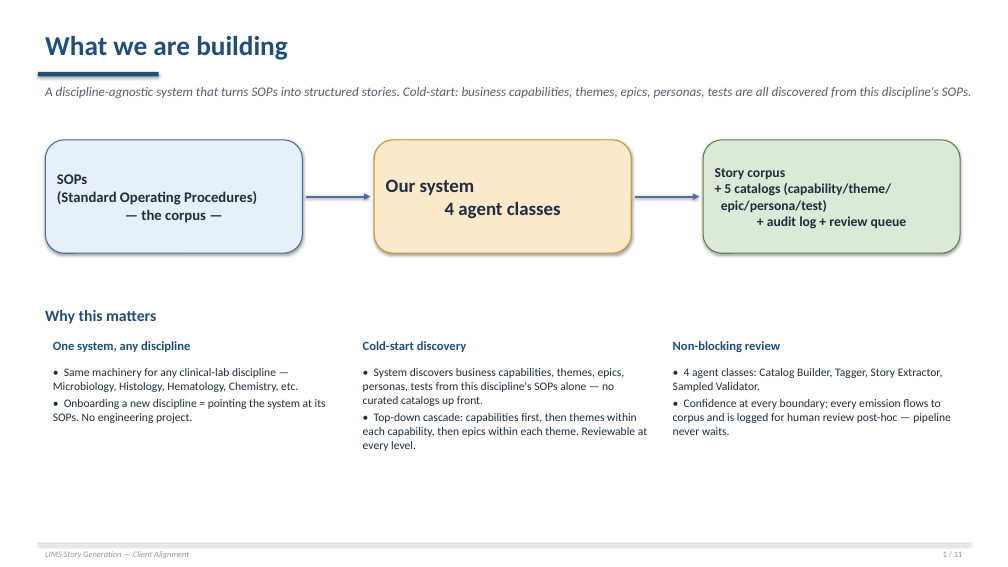
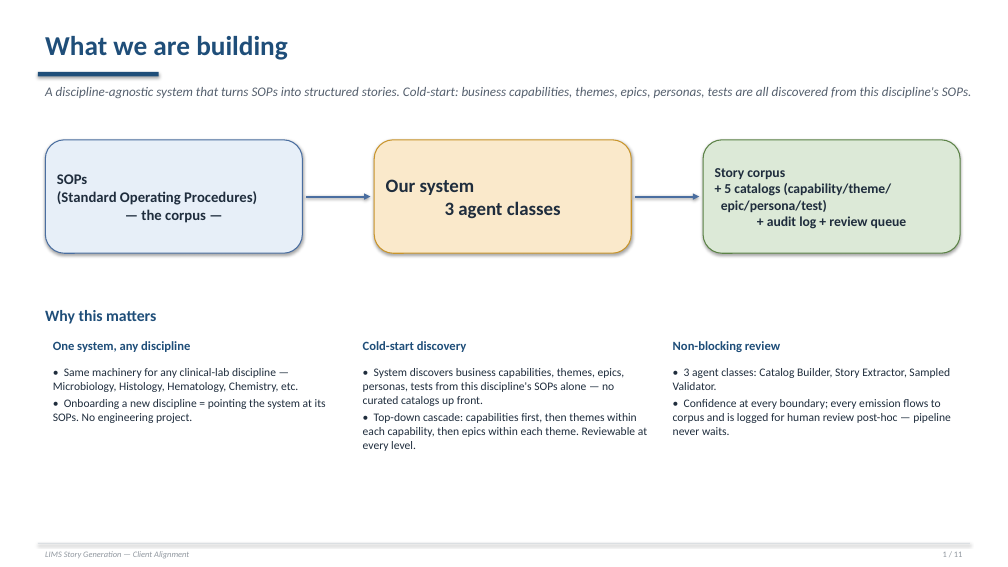
Before and after one commit to Rajneesh-Tiwari/LabReq_agent, a slide deck: slide 1 of client_alignment_deck_v2.pptx. Drawn at 1008x567 pixels with LibreOffice and Linux fonts; fonts in the diff are those of the drawing. Boxes give left, top, right and bottom in pixels: in the first picture for what was removed or moved away, otherwise in the second. Text is boxed around its words. In the diff, an @@ line names an element or a change of style, - is before the commit and + after.

```diff
--- a/client_alignment_deck_v2.pptx
+++ b/client_alignment_deck_v2.pptx
@@ text in rounded rectangle at (386,179,561,218): text changed @@
-Our system
-4 agent classes
+Our system
+3 agent classes
@@ text at (673,368,950,390): text changed @@
-• 4 agent classes: Catalog Builder, Tagger, Story Extractor, Sampled Validator.
+• 3 agent classes: Catalog Builder, Story Extractor, Sampled Validator.
```
Also in this commit, not shown: 5 other slides changed, 1 other file.
